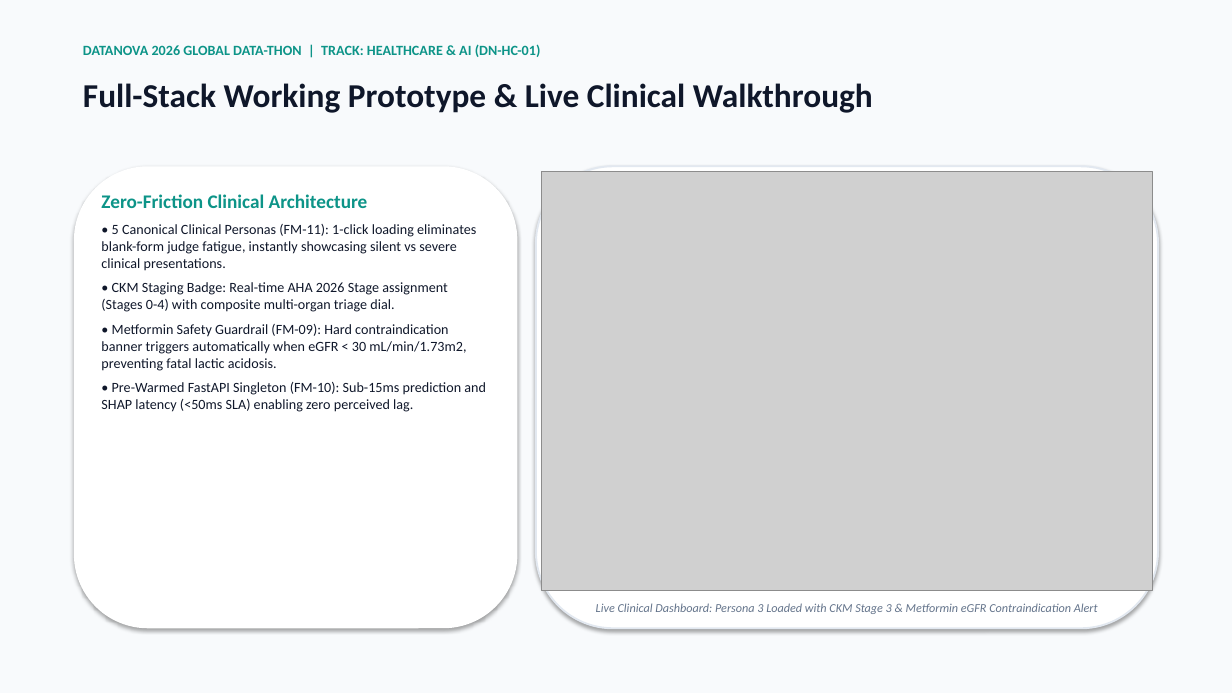
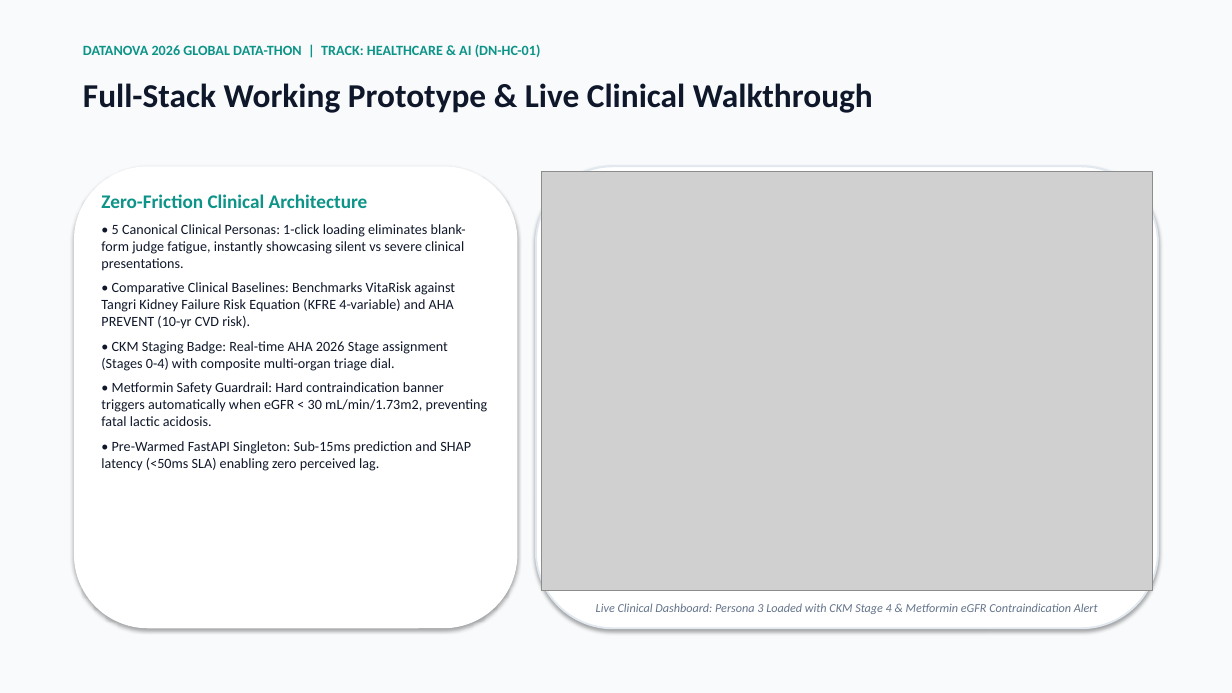
Before and after one commit to armageden/vitarisk-cds, a slide deck: slide 10 of presentation/VitaRisk_CDS_DataNova2026_Presentation.pptx. Drawn at 1232x693 pixels with LibreOffice and Linux fonts; fonts in the diff are those of the drawing; grey boxes stand for pictures. Boxes give left, top, right and bottom in pixels: in the first picture for what was removed or moved away, otherwise in the second. Text is boxed around its words. In the diff, an @@ line names an element or a change of style, - is before the commit and + after.

Commit message:
feat: re-render presentation deck, high-res UI screenshots & 5-chapter walkthrough video to reflect live HL7 FHIR R4, CDS Hooks 1.0, KFRE/PREVENT baselines & HF deployment

```diff
--- a/presentation/VitaRisk_CDS_DataNova2026_Presentation.pptx
+++ b/presentation/VitaRisk_CDS_DataNova2026_Presentation.pptx
@@ text at [101, 224, 466, 329]: text changed @@
-• 5 Canonical Clinical Personas (FM-11): 1-click loading eliminates blank-form judge fatigue, instantly showcasing silent vs severe clinical presentations.
+• 5 Canonical Clinical Personas: 1-click loading eliminates blank-form judge fatigue, instantly showcasing silent vs severe clinical presentations.
+• Comparative Clinical Baselines: Benchmarks VitaRisk against Tangri Kidney Failure Risk Equation (KFRE 4-variable) and AHA PREVENT (10-yr CVD risk).
@@ text at [101, 382, 488, 471]: text changed @@
-• Metformin Safety Guardrail (FM-09): Hard contraindication banner triggers automatically when eGFR < 30 mL/min/1.73m2, preventing fatal lactic acidosis.
-• Pre-Warmed FastAPI Singleton (FM-10): Sub-15ms prediction and SHAP latency (<50ms SLA) enabling zero perceived lag.
+• Metformin Safety Guardrail: Hard contraindication banner triggers automatically when eGFR < 30 mL/min/1.73m2, preventing fatal lactic acidosis.
+• Pre-Warmed FastAPI Singleton: Sub-15ms prediction and SHAP latency (<50ms SLA) enabling zero perceived lag.
@@ text at [596, 603, 1098, 614]: text changed @@
-Live Clinical Dashboard: Persona 3 Loaded with CKM Stage 3 & Metformin eGFR Contraindication Alert
+Live Clinical Dashboard: Persona 3 Loaded with CKM Stage 4 & Metformin eGFR Contraindication Alert
```
Also in this commit, not shown: 3 other slides changed, 14 other files.
